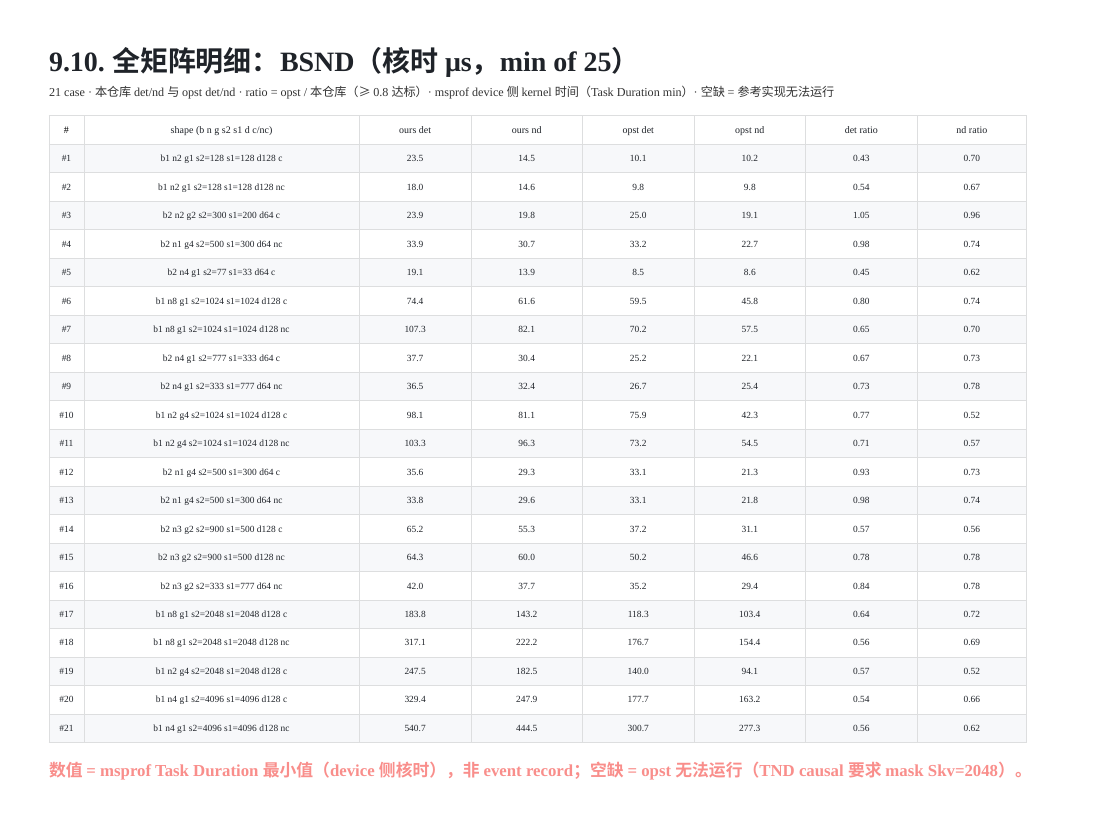
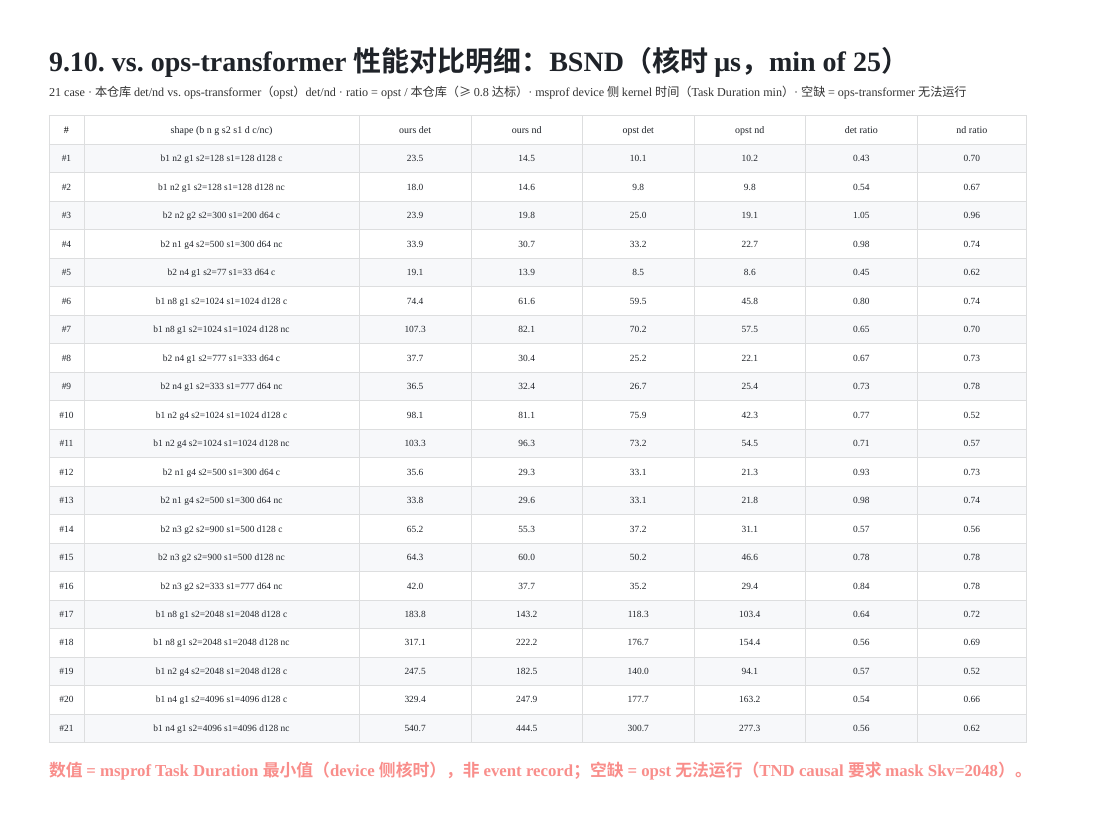
Before and after one commit to guomc9/SeeTen, a slide deck: slide 28 of cases/flash-attention-det-accum/out/v3-index-schedules.pptx. Drawn at 1120x840 pixels with LibreOffice and Linux fonts; fonts in the diff are those of the drawing. Boxes give left, top, right and bottom in pixels: in the first picture for what was removed or moved away, otherwise in the second. Text is boxed around its words. In the diff, an @@ line names an element or a change of style, - is before the commit and + after.

Commit message:
perf pages: retitle the full-matrix detail pages as 'vs. ops-transformer 性能对比明细'
- 9.10 / 9.11 titles now read "vs. ops-transformer 性能对比明细：BSND / TND";
  the subtitle spells out that the rows compare ours vs. ops-transformer (opst)
  det/nd and that missing cells mean ops-transformer cannot run the case.
- deck is 32 pages, 0 layout issues, check_case ALL PASS.

```diff
--- a/cases/flash-attention-det-accum/out/v3-index-schedules.pptx
+++ b/cases/flash-attention-det-accum/out/v3-index-schedules.pptx
@@ text at (49,47,909,76): text changed @@
-9.10. 全矩阵明细：BSND（核时 μs，min of 25）
+9.10. vs. ops-transformer 性能对比明细：BSND（核时 μs，min of 25）
@@ text at (49,86,966,99): text changed @@
-21 case · 本仓库 det/nd 与 opst det/nd · ratio = opst / 本仓库（≥ 0.8 达标）· msprof device 侧 kernel 时间（Task Duration min）· 空缺 = 参考实现无法运行
+21 case · 本仓库 det/nd vs. ops-transformer（opst）det/nd · ratio = opst / 本仓库（≥ 0.8 达标）· msprof device 侧 kernel 时间（Task Duration min）· 空缺 = ops-transformer 无法运行
```
Also in this commit, not shown: 1 other slide changed, 3 other files.
